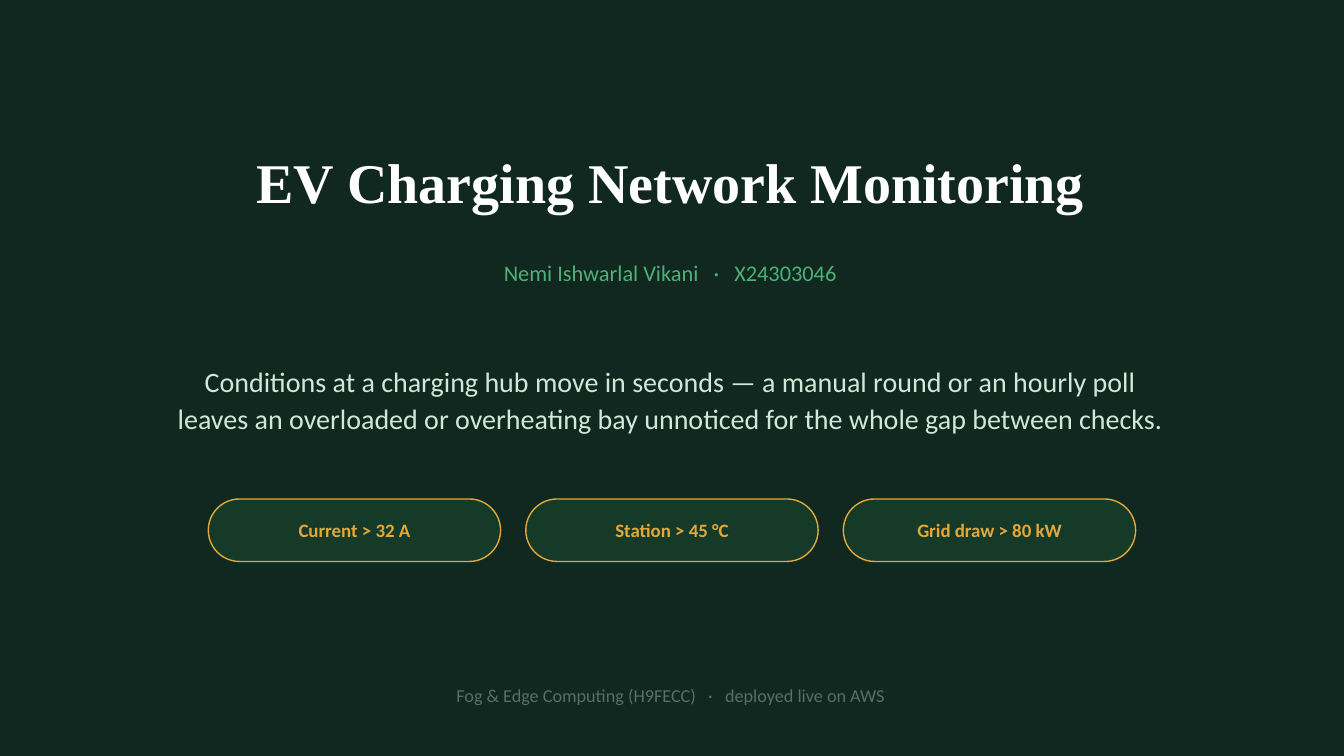
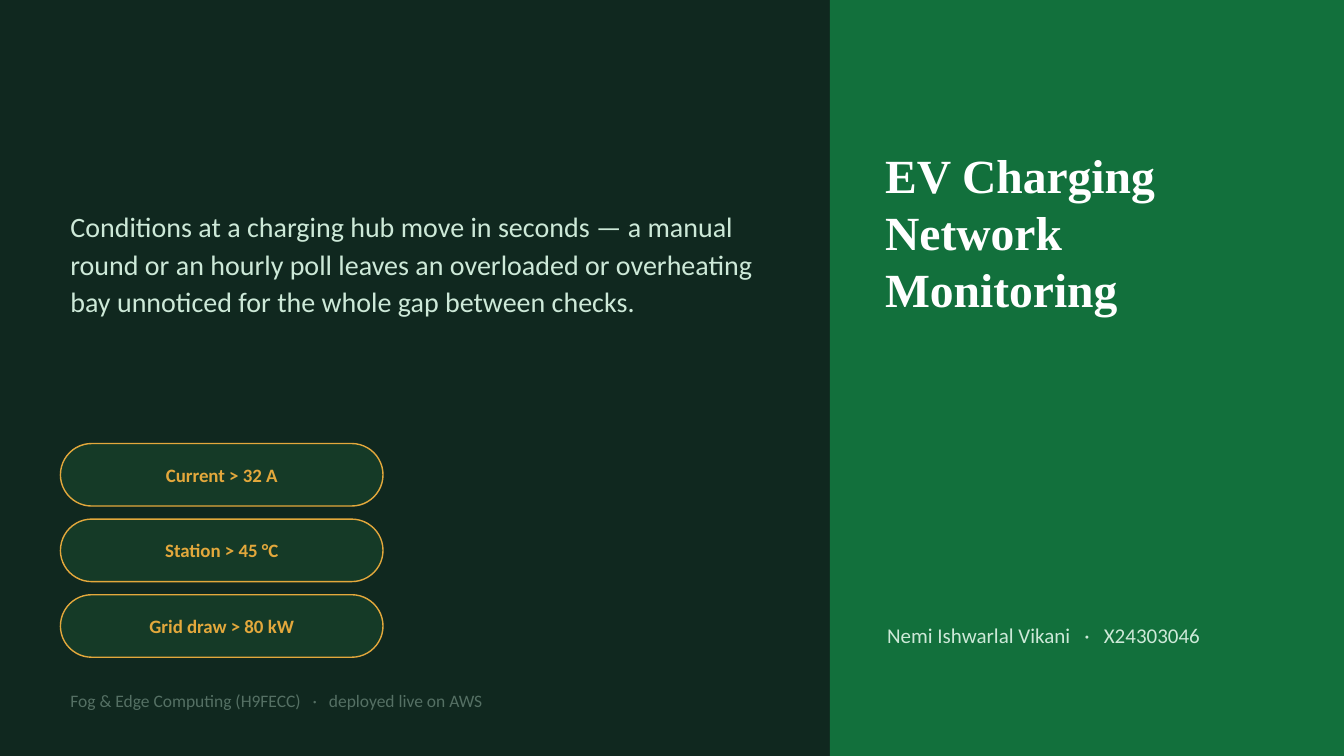
Before and after one commit to valletivarish/FEC_version_2, a slide deck: slide 1 of ppt/NemiIshwarlalVikani_X24303046_ev-charging-network.pptx. Drawn at 1344x756 pixels with LibreOffice and Linux fonts; fonts in the diff are those of the drawing. Boxes give left, top, right and bottom in pixels: in the first picture for what was removed or moved away, otherwise in the second. Text is boxed around its words. In the diff, an @@ line names an element or a change of style, - is before the commit and + after.

```diff
--- a/ppt/NemiIshwarlalVikani_X24303046_ev-charging-network.pptx
+++ b/ppt/NemiIshwarlalVikani_X24303046_ev-charging-network.pptx
@@ rectangle added at <box>830,0,1344,756</box>, fill #12703C @@
@@ text "EV Charging Network Monitoring": place and size @@
-text "EV Charging Network Monitoring" at <box>257,164,1084,214</box>
+text "EV Charging Network Monitoring" at <box>885,160,1155,317</box>
@@ text "EV Charging Network Monitoring" at <box>885,160,1155,317</box>: size 40 to 34 pt; alignment centre to left; vertical alignment middle to top @@
@@ text "Conditions at a charging hub ...": place and size @@
-text "Conditions at a charging hub ..." at <box>178,372,1162,434</box>
+text "Conditions at a charging hub ..." at <box>70,217,752,317</box>
@@ text "Conditions at a charging hub ..." at <box>70,217,752,317</box>: alignment centre to left; line spacing 1.1 to 1.12 @@
@@ text "Current > 32 A": place and size @@
-text "Current > 32 A" at <box>299,524,410,537</box>
+text "Current > 32 A" at <box>166,469,277,482</box>
@@ rounded rectangle: place and size @@
-rounded rectangle at <box>844,499,1136,562</box>
+rounded rectangle at <box>60,444,383,506</box>
@@ text "Station > 45 °C": place and size @@
-text "Station > 45 °C" at <box>615,523,728,537</box>
+text "Station > 45 °C" at <box>165,544,278,557</box>
@@ rounded rectangle: place and size @@
-rounded rectangle at <box>209,499,501,562</box>
+rounded rectangle at <box>60,519,383,582</box>
@@ text "Grid draw > 80 kW": place and size @@
-text "Grid draw > 80 kW" at <box>917,523,1062,537</box>
+text "Grid draw > 80 kW" at <box>149,619,294,633</box>
@@ rounded rectangle: place and size @@
-rounded rectangle at <box>526,499,819,562</box>
+rounded rectangle at <box>60,595,383,657</box>
@@ text "Nemi Ishwarlal Vikani · X24303046": place and size @@
-text "Nemi Ishwarlal Vikani · X24303046" at <box>504,265,836,281</box>
+text "Nemi Ishwarlal Vikani · X24303046" at <box>887,628,1200,643</box>
@@ text "Nemi Ishwarlal Vikani · X24303046" at <box>887,628,1200,643</box>: size 16 to 15 pt, text colour #4FB077 to #CDE9D8; alignment centre to left @@
@@ text "Fog & Edge Computing (H9FECC) ..." at <box>70,695,482,710</box>: size 13 to 12.5 pt; alignment centre to left @@
```
Also in this commit, not shown: 1 other slide changed, 25 other files.
